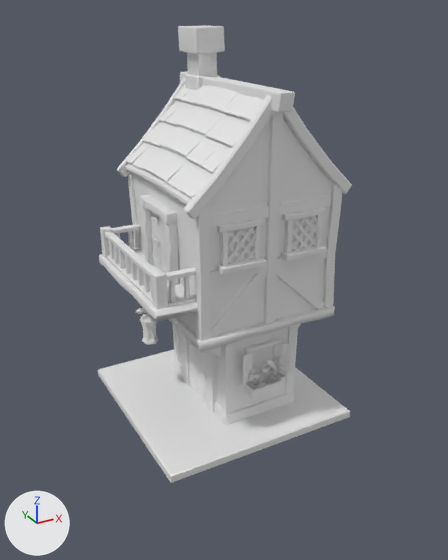
The FBX model Assets/Application/ClassicTS/Resources/ClassicTS/Geometry/med_house_02.fbx, before and after one commit.
Both versions are drawn from a camera (50 mm lens) standing at (-1.33, -2.5, 2.02) and looking at (0.02, -0.05, 0.79). Lighting does not change. The marker at lower left points along +X, +Y and +Z. The older version comes first. Materials are left out; every surface is plain grey. Where no turn or scale is listed for an object, it has been applied to the vertices. Vertices at exactly the same position are counted once.

The older version as bpy lines, for what is in view:
```python
me_mesh = bpy.data.meshes.new('Mesh')
me_mesh.from_pydata(...)  # 4983 vertices, 4356 faces; spans x -0.5..0.5, y -0.5..0.5, z 0.1..1.94
# faces by material slot: [4346, 10]
me_mesh.materials.append(mat_house_01mat)
me_mesh.materials.append(mat_house_01_ground)
ob_house2 = bpy.data.objects.new('House2', me_mesh)
ob_house2.location = (0.0, 0.0, 0.0)
```
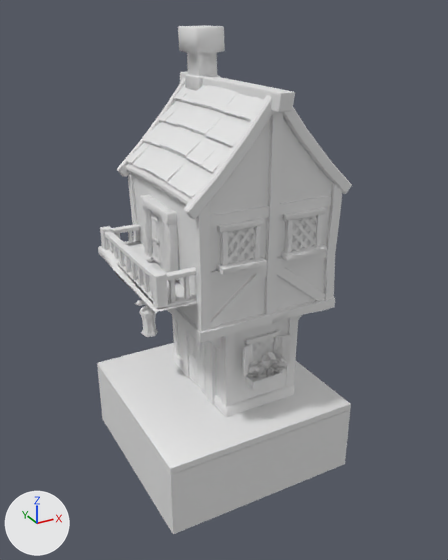
The change, as a diff of the scene's bpy script:
```diff
--- a/Assets/Application/ClassicTS/Resources/ClassicTS/Geometry/med_house_02.fbx.py
+++ b/Assets/Application/ClassicTS/Resources/ClassicTS/Geometry/med_house_02.fbx.py
@@ me_mesh @@
 # used by ob_house2; location = (0.0, 0.0, 0.0)
-me_mesh.from_pydata(...)  # 4983 vertices, 4356 faces; spans x -0.5..0.5, y -0.5..0.5, z 0.1..1.94
+me_mesh.from_pydata(...)  # 4982 vertices, 4356 faces; spans x -0.5..0.5, y -0.5..0.5, z 0.15..1.94
+# me_mesh part 1: the loose piece of 60 vertices spanning x -0.13..-0.1, y -0.19..0.16, z 0.15..0.58 is moved by (0.0, 0.0, 0.04)
+# me_mesh part 2: the loose piece of 98 vertices spanning x -0.1, y -0.28..0.3, z 0.16..0.65 is copied, and the copy is moved by (0.0, 0.0, 0.04); it spans x -0.1, y -0.28..0.3, z 0.21..0.7
+# me_mesh part 3: the loose piece of 10 vertices spanning x -0.12..-0.06, y -0.31..-0.25, z 0.2..0.66 is moved by (0.0, 0.0, 0.04)
+# me_mesh part 4: the loose piece of 20 vertices spanning x 0.09..0.13, y -0.37..-0.33, z 0.44..0.46 is scaled about its middle by (-1.02, -1, 0.781), then moved by (0.05, 0.03, 0.05)
+# me_mesh part 5: the loose piece of 29 vertices spanning x 0.08..0.14, y -0.37..-0.31, z 0.33..0.39 is moved by (0.0, 0.0, 0.04)
+# me_mesh part 6: the loose piece of 100 vertices spanning x -0.12..0.29, y -0.3..0.3, z 0.15..0.2 is rebuilt with 100 vertices and now spans x -0.12..0.29, y -0.3..0.3, z 0.19..0.25
+# me_mesh part 7: the loose piece of 21 vertices spanning x -0.08..0.27, y -0.3, z 0.29..0.41 is rebuilt with 21 vertices and now spans x -0.08..0.27, y -0.3, z 0.33..0.45
+# me_mesh part 8: the loose piece of 21 vertices spanning x -0.08..0.27, y -0.3, z 0.41..0.53 is rebuilt with 21 vertices and now spans x -0.08..0.27, y -0.3, z 0.45..0.58
+# me_mesh part 9: the loose piece of 12 vertices spanning x -0.09..0.28, y -0.3, z 0.53..0.59 is rebuilt with 12 vertices and now spans x -0.09..0.28, y -0.3, z 0.58..0.64
+# me_mesh part 10: the loose piece of 12 vertices spanning x -0.5..0.5, y -0.5..0.5, z 0.1..0.14 is rebuilt with 12 vertices and now spans x -0.5..0.5, y -0.5..0.5, z 0.15..0.19
+# me_mesh part 11: the loose piece of 10 vertices spanning x -0.12..-0.06, y 0.26..0.31, z 0.2..0.66 is rebuilt with 10 vertices and now spans x -0.12..-0.06, y 0.26..0.31, z 0.25..0.7
+# me_mesh part 12: 23 loose pieces with 170 vertices, spanning x -0.34..0.32, y -0.35..0.24, z 0.29..0.59, are deleted
+# me_mesh part 13: 382 vertices moved from x -0.48..0.44, y -0.4..0.42, z 0.18..0.88 to x -0.48..0.44, y -0.4..0.42, z 0.19..0.93; 1547 vertices removed from x -0.48..0.39, y -0.39..0.37, z 0.14..0.86; 1537 vertices added at x -0.48..0.39, y -0.39..0.37, z 0.19..0.91
+# other edits to the shape of me_mesh do not show in these pictures
@@ me_mesh_1 @@
+me_mesh_1.from_pydata([(-0.5, -0.5, -0.2), (0.5, -0.5, -0.2), (-0.5, 0.5, -0.2), (0.5, 0.5, -0.2), (-0.5, -0.5, 0.145), (0.5, -0.5, 0.145), (-0.5, 0.5, 0.145), (0.5, 0.5, 0.145)], [], [(0, 2, 3, 1), (4, 5, 7, 6), (0, 1, 5, 4), (1, 3, 7, 5), (3, 2, 6, 7), (2, 0, 4, 6)])
+for i in [1]: me_mesh_1.polygons[i].material_index = 1
@@ ob_med_house_02 @@
+ob_med_house_02 = bpy.data.objects.new('med_house_02', me_mesh_1)
+ob_med_house_02.location = (0.0, 0.0, 0.0)
```

Changed parts and their boxes (x1, y1, x2, y2) in the pictures (448 x 560 px; the box of a moved part takes in the faces that stretch with it):
'House2', reshaped
    before: (98, 25, 352, 483)
    after: (97, 25, 352, 475)
'med_house_02', added
    after: (98, 370, 350, 534)
part 1 of me_mesh, moved or reshaped
    before: (182, 334, 216, 413)
    after: (182, 326, 216, 405)
part 2 of me_mesh, added
    after: (177, 320, 221, 399)
part 3 of me_mesh, moved or reshaped
    before: (221, 342, 235, 414)
    after: (221, 333, 235, 407)
part 4 of me_mesh, moved or reshaped (not visible afterwards)
    before: (268, 360, 275, 368)
part 5 of me_mesh, moved or reshaped
    before: (266, 375, 273, 383)
    after: (266, 367, 273, 375)
part 6 of me_mesh, rebuilt
    before: (174, 359, 294, 425)
    after: (174, 352, 294, 417)
part 7 of me_mesh, rebuilt
    before: (235, 370, 286, 397)
    after: (235, 362, 287, 389)
part 8 of me_mesh, rebuilt
    before: (235, 338, 288, 375)
    after: (235, 330, 289, 367)
part 9 of me_mesh, rebuilt
    before: (235, 327, 289, 353)
    after: (235, 319, 289, 345)
part 10 of me_mesh, rebuilt
    before: (98, 349, 350, 483)
    after: (97, 343, 351, 475)
part 11 of me_mesh, rebuilt
    before: (173, 324, 179, 362)
    after: (172, 315, 179, 355)
part 12 of me_mesh, deleted
    before: (141, 313, 279, 388)
part 13 of me_mesh, moved or reshaped
    before: (99, 211, 335, 407)
    after: (98, 211, 335, 396)
